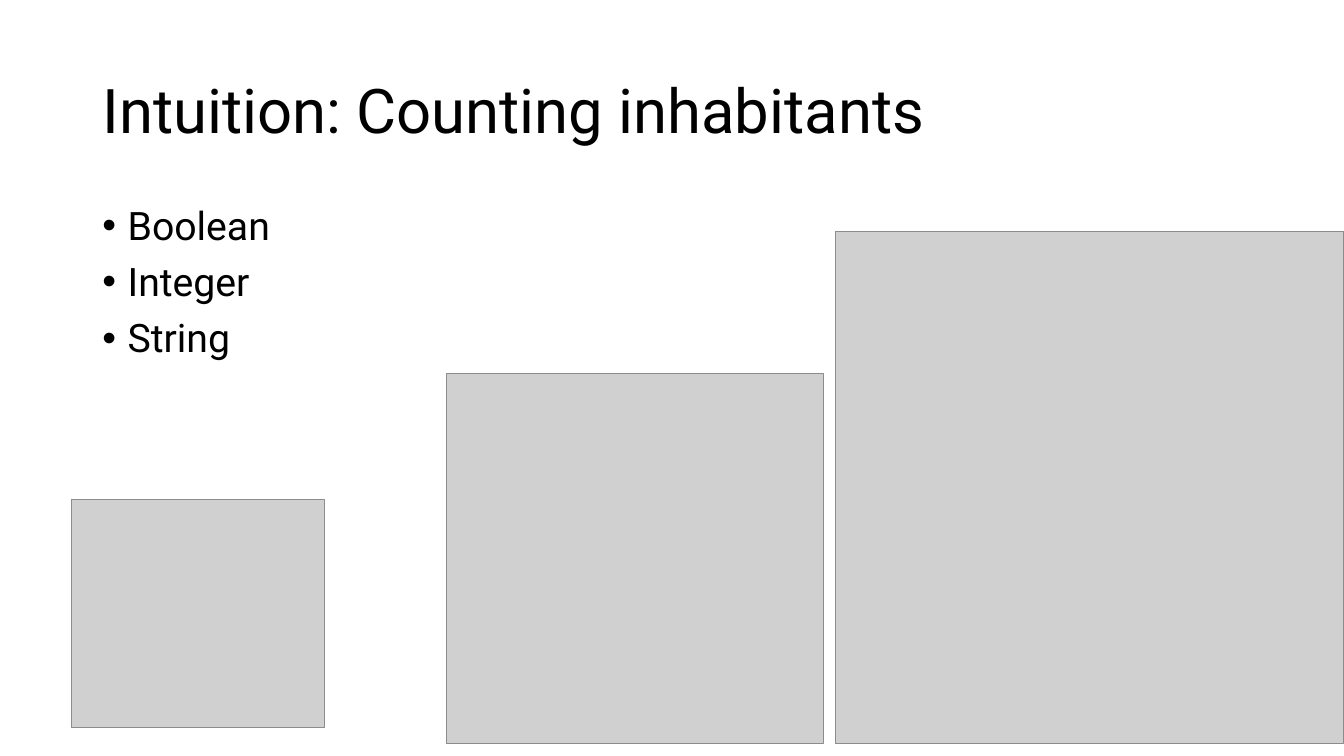
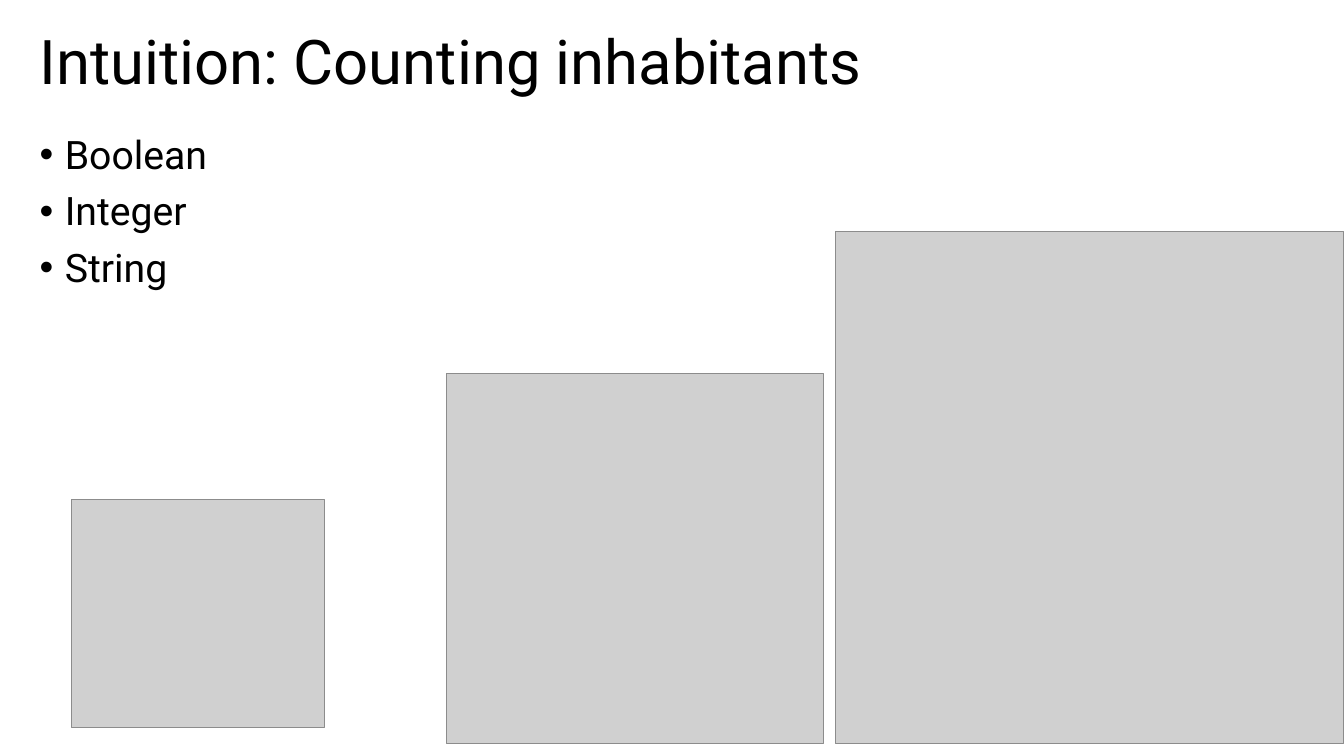
Before and after one commit to ymekesser/a-type-of-magic-presentation, a slide deck: slide 8 of a-type-of-magic.pptx. Drawn at 1344x756 pixels with LibreOffice and Linux fonts; fonts in the diff are those of the drawing; grey boxes stand for pictures. Boxes give left, top, right and bottom in pixels: in the first picture for what was removed or moved away, otherwise in the second. Text is boxed around its words. In the diff, an @@ line names an element or a change of style, - is before the commit and + after.

```diff
--- a/a-type-of-magic.pptx
+++ b/a-type-of-magic.pptx
@@ title "Intuition: Counting inhabitants": place and size @@
-title "Intuition: Counting inhabitants" at <box>102,86,924,146</box>
+title "Intuition: Counting inhabitants" at <box>40,37,861,97</box>
@@ text "Boolean": place and size @@
-text "Boolean" at <box>128,210,270,360</box>
+text "Boolean" at <box>65,139,207,290</box>
```
Also in this commit, not shown: 11 other slides changed, 7 slides added, 2 other files.
